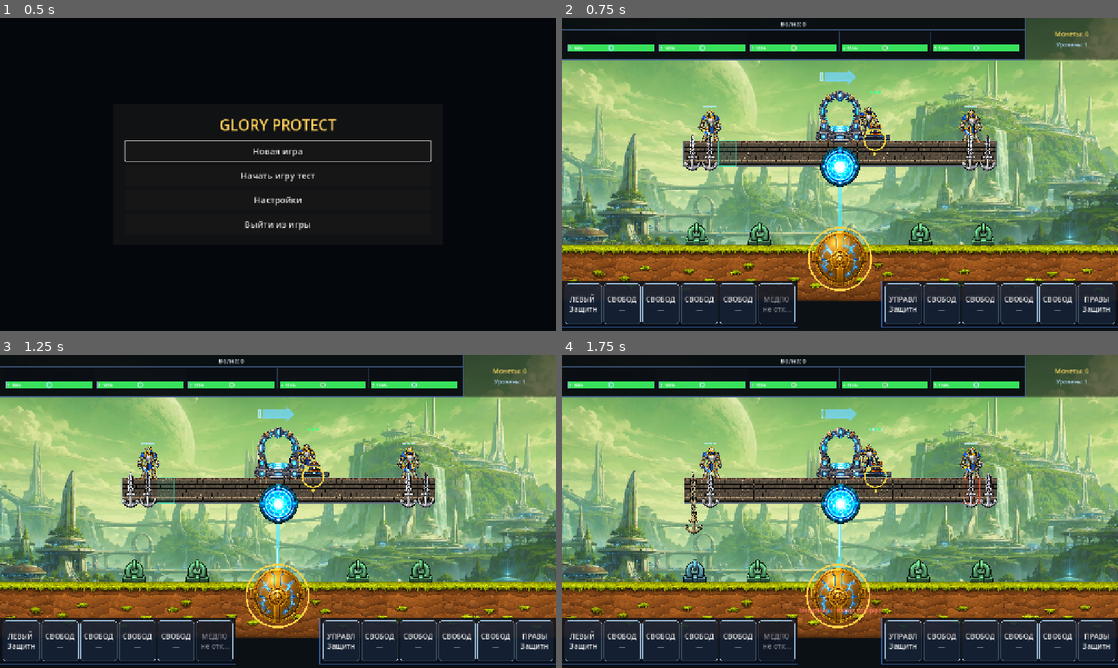
Above: before the commit, frames 1-4 (two rows, left to right).
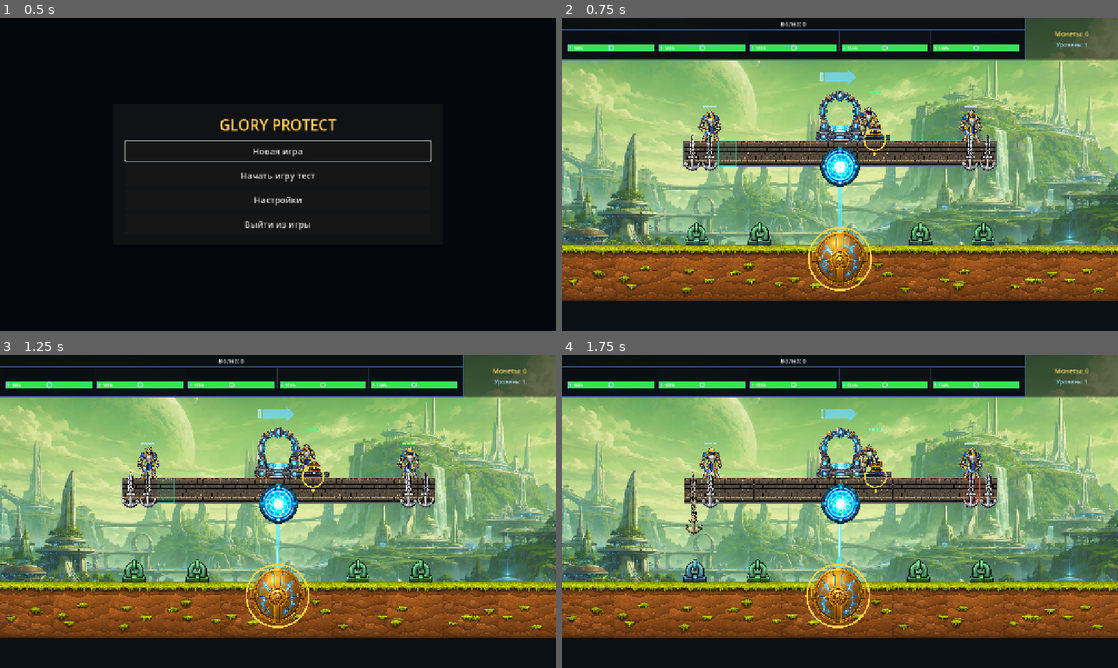
Above: after the commit, the same moments.

Repository: bageus/GloryProtect
Game: Godot game, scene res://scenes/app/app_shell.tscn
The game is run twice, just before and just after one commit, with the same random seed, the same clock (stepped at 60 frames per second) and the same inputs.
Inputs (mouse positions are in pixels of both pictures, inside the frame that each line leads up to):
- Up to frame 1 (0.5 s): no input
- Up to frame 2 (0.75 s): click "Новая игра" at 0.5 s
- Up to frame 3 (1.25 s): no input
- Up to frame 4 (1.75 s): tap Enter (ui_accept) at 1.25, 1.52 s; move the mouse to (962, 495) at 1.27 s; hold X (gp_assign_right_anchor) from 1.28 s (still down); hold 1 (gp_anchor_1) from 1.28 s (still down); click (962, 495) at 1.42 s

Frame 1 is identical in both runs. In frame 2, 11% of the frame differs, in the area x 0-100%, y 84-99%; in frame 3, 11%; in frame 4, 11%, in the area x 0-100%, y 80-99%.
Error after the commit: Parse Error: Identifier "turret_input_path" not declared in the current scope. (res://scripts/ui/prototype_hud.gd:54)

Commit message:
Resolve AppSettings runtime dynamically in HUD

Diff:
--- a/scripts/ui/prototype_hud.gd
+++ b/scripts/ui/prototype_hud.gd
@@ -2,6 +2,7 @@
 extends Control
 
 const ANCHOR_REMOVE_ALL_ACTION_ID := &"gp_anchor_remove_all"
+const APP_SETTINGS_RUNTIME_PATH := NodePath("/root/AppSettingsRuntime")
 
 @export_node_path("GameFlowController") var game_flow_path: NodePath
 @export_node_path("RunDifficulty") var run_difficulty_path: NodePath
@@ -50,7 +51,7 @@
 )
 @onready var _medical: MedicalStationSystem = get_node(medical_station_system_path)
 @onready var _turrets: TurretSystem = get_node(turret_system_path)
-@onready var _turret_input: TurretDebugInput = get_node(turret_debug_input_path)
+@onready var _turret_input: TurretDebugInput = get_node(turret_input_path)
 @onready var _orb_registry: GroundOrbRegistry = get_node(orb_registry_path)
 @onready var _contact: OrbContactSystem = get_node(contact_system_path)
 @onready var _shield: ShieldSystem = get_node(shield_system_path)
@@ -80,6 +81,7 @@
 
 var _placement: BuildablePlacementController
 var _instant_anchor_remove_prompt: Label
+var _app_settings: AppSettingsService
 
 
 func _ready() -> void:
@@ -92,10 +94,11 @@
 		) as BuildablePlacementController
 	_create_crew_command_panel()
 	_create_instant_anchor_remove_prompt()
-	if not AppSettingsRuntime.input_bindings_changed.is_connected(
+	_app_settings = get_node_or_null(APP_SETTINGS_RUNTIME_PATH) as AppSettingsService
+	if _app_settings != null and not _app_settings.input_bindings_changed.is_connected(
 		_update_instant_anchor_remove_prompt
 	):
-		AppSettingsRuntime.input_bindings_changed.connect(
+		_app_settings.input_bindings_changed.connect(
 			_update_instant_anchor_remove_prompt
 		)
 	_update_instant_anchor_remove_prompt()
@@ -185,8 +188,14 @@
 	if not should_show:
 		return
 	_instant_anchor_remove_prompt.text = "[%s] быстро снять все тросы" % (
-		AppSettingsRuntime.get_binding_text(ANCHOR_REMOVE_ALL_ACTION_ID)
-	)
+		_get_anchor_remove_binding_text()
+	)
+
+
+func _get_anchor_remove_binding_text() -> String:
+	if _app_settings != null:
+		return _app_settings.get_binding_text(ANCHOR_REMOVE_ALL_ACTION_ID)
+	return OS.get_keycode_string(KEY_R)
 
 
 func _should_show_instant_anchor_remove_prompt() -> bool:
